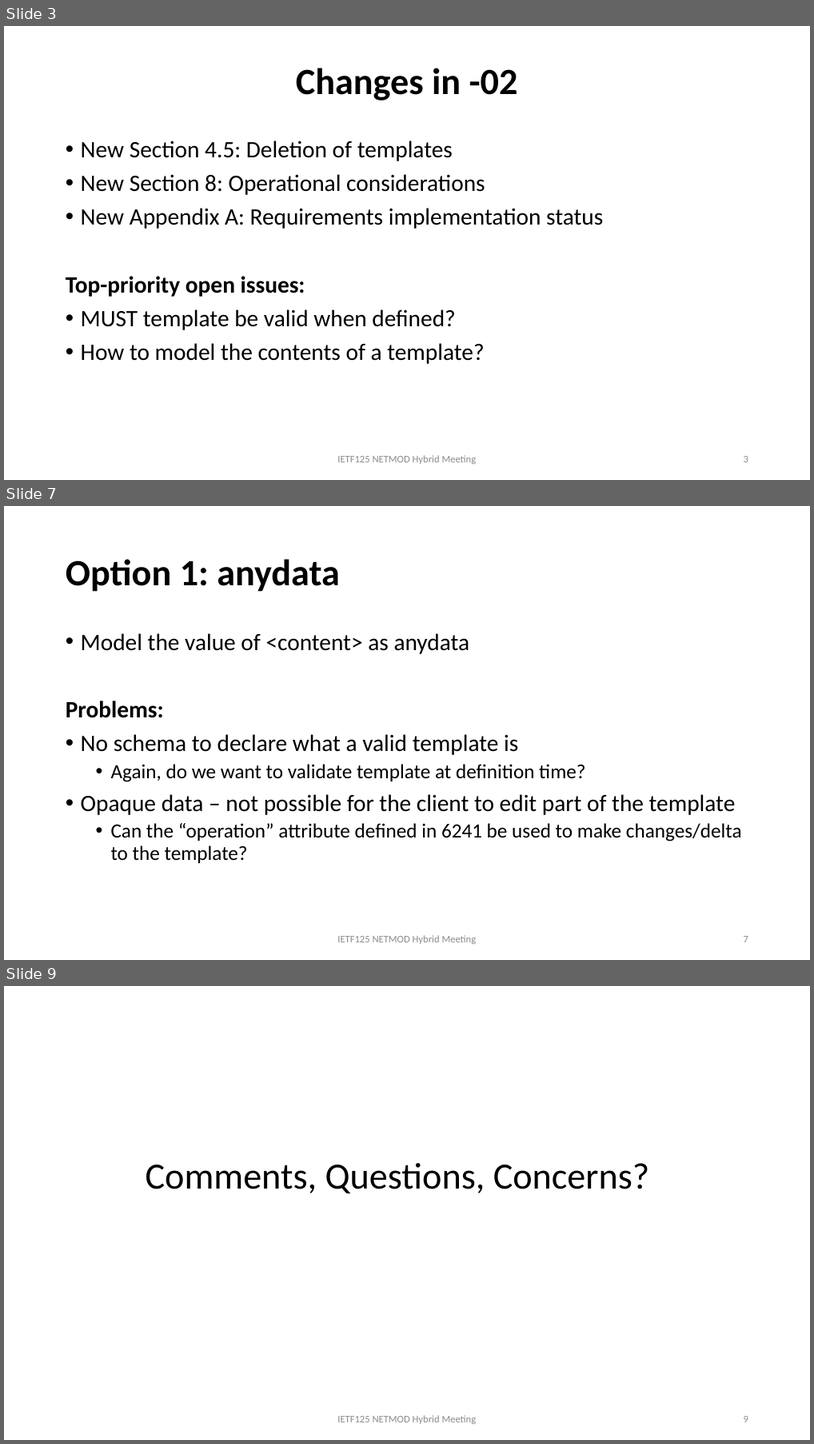
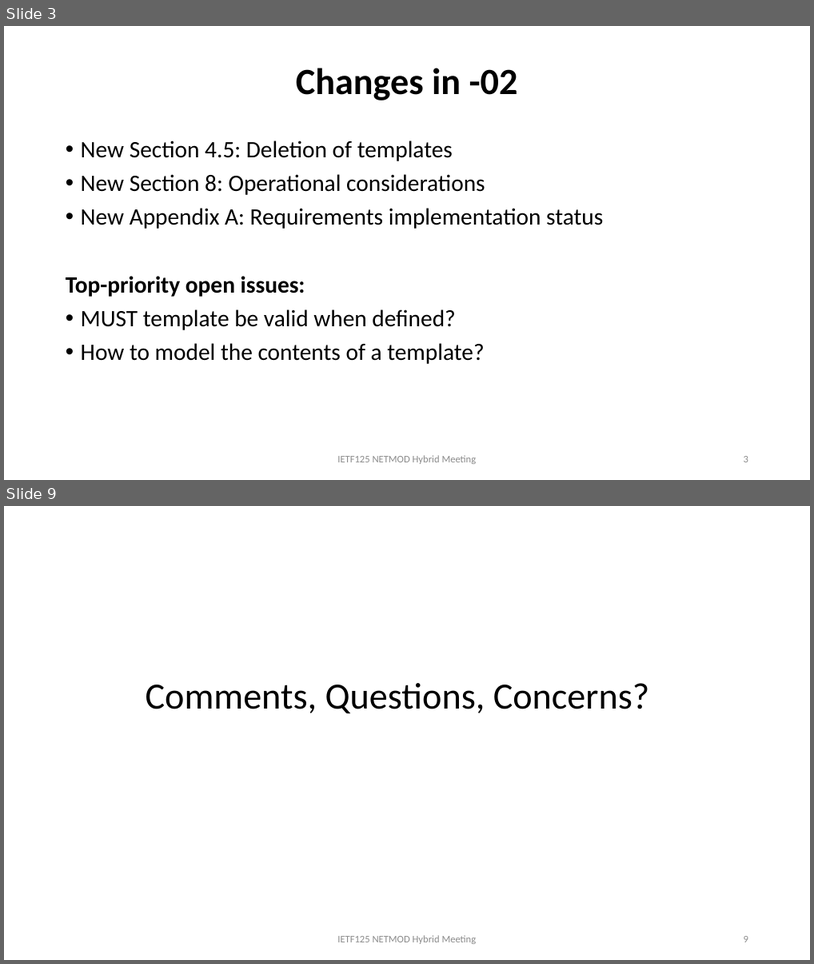
Before and after one commit to QiufangMa/template-mechanism, a slide deck: presentations/IETF125/slides-125-netmod-configuration-template-v1.pptx. Shown one above the other, each under a label of ours: slides 3, 7 and 9 before the commit, slides 3 and 9 after it; the slides between them are not shown. The pictures are 814x1444 and 814x964 pixels, drawn with LibreOffice and Linux fonts; fonts in the diff are those of the drawing. Boxes give left, top, right and bottom in pixels: in the first picture for what was removed or moved away, otherwise in the second. Text is boxed around its words. In the diff, an @@ line names an element or a change of style, - is before the commit and + after.

```diff
--- a/presentations/IETF125/slides-125-netmod-configuration-template-v1.pptx
+++ b/presentations/IETF125/slides-125-netmod-configuration-template-v1.pptx
@@ slide 7 removed at (x1=4, y1=506, x2=810, y2=960), background #FFFFFF @@
@@ title removed at (x1=66, y1=559, x2=340, y2=592) @@
-Option 1: anydata
@@ text removed at (x1=66, y1=633, x2=742, y2=863) @@
-• Model the value of <content> as anydata
-Problems:
-• No schema to declare what a valid template is
-  • Again, do we want to validate template at definition time?
-• Opaque data – not possible for the client to edit part of the template
-  • Can the “operation” attribute defined in 6241 be used to make changes/delta to the template?
@@ text removed at (x1=338, y1=935, x2=477, y2=944) @@
-IETF125 NETMOD Hybrid Meeting
@@ page number removed at (x1=744, y1=936, x2=749, y2=942) @@
-7
```
Also in this commit, not shown: 4 slides changed, 1 slide added.
